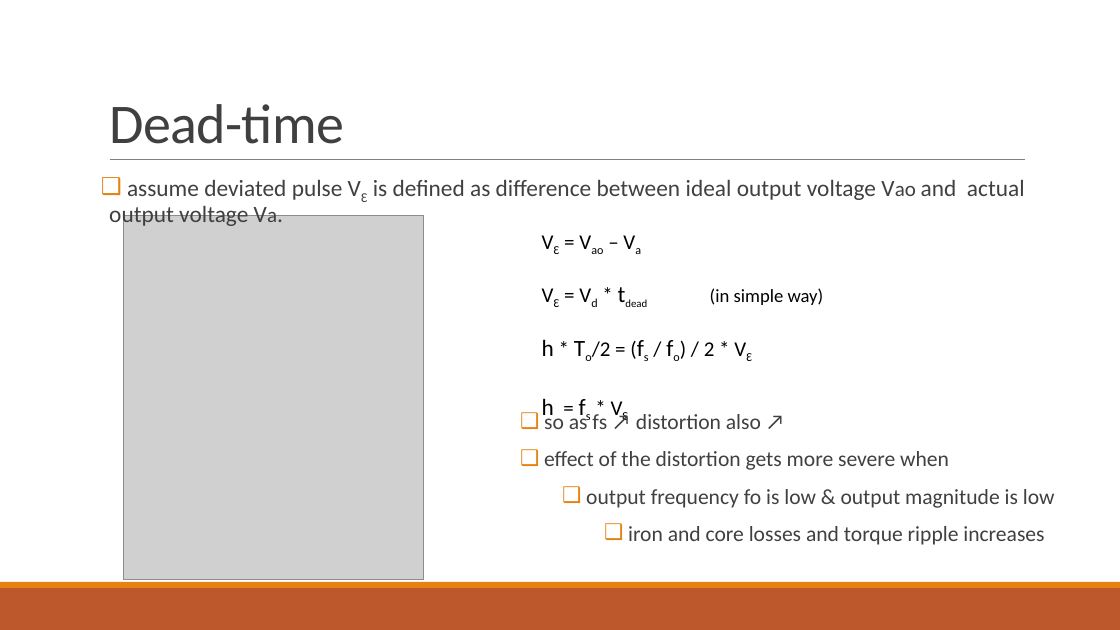
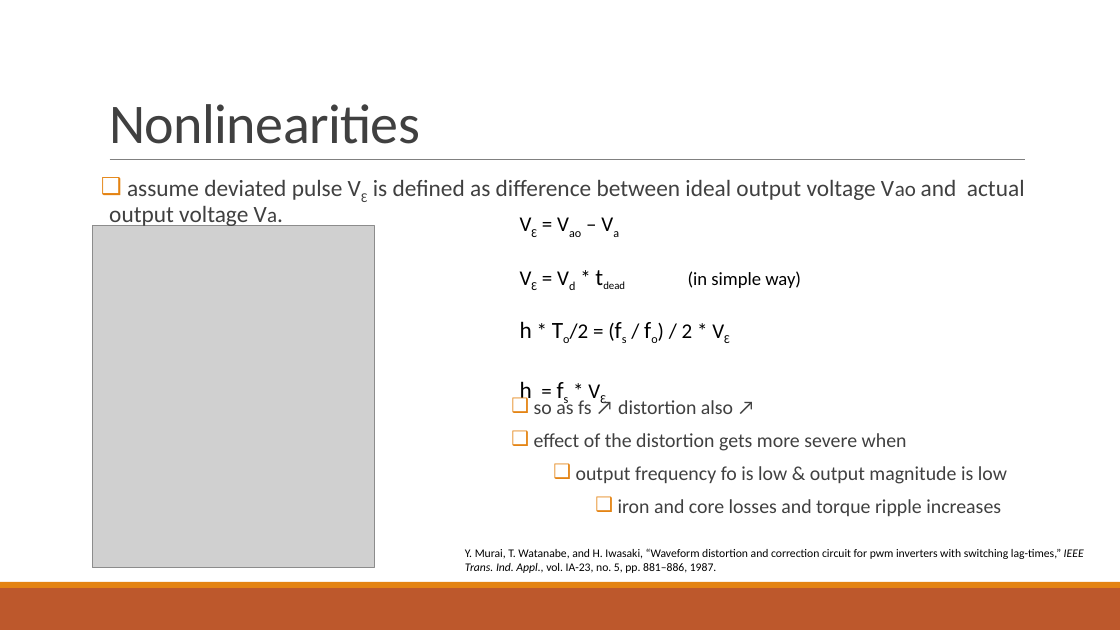
Before and after one commit to hyuruk/doktora, a slide deck: slide 6 of tik/tikMay2018.pptx (slide 4 before the commit). Drawn at 1120x630 pixels with LibreOffice and Linux fonts; fonts in the diff are those of the drawing; grey boxes stand for pictures. Boxes give left, top, right and bottom in pixels: in the first picture for what was removed or moved away, otherwise in the second. Text is boxed around its words. In the diff, an @@ line names an element or a change of style, - is before the commit and + after.

Commit message:
time plan, abstract and presentation is updated and will be checked

```diff
--- a/tik/tikMay2018.pptx
+++ b/tik/tikMay2018.pptx
@@ title at [109, 104, 420, 144]: text changed @@
-Dead-time
+Nonlinearities
@@ text "VƐ = Vao – Va": place and size @@
-text "VƐ = Vao – Va" at [542, 288, 824, 421]
+text "VƐ = Vao – Va" at [520, 271, 801, 404]
@@ picture: place and size @@
-picture at [124, 216, 423, 581]
+picture at [92, 225, 375, 568]
@@ text "so as fs ↗ distortion ...": place and size @@
-text "so as fs ↗ distortion ..." at [544, 411, 1055, 545]
+text "so as fs ↗ distortion ..." at [534, 397, 1007, 516]
@@ text "so as fs ↗ distortion ..." at [534, 397, 1007, 516]: size 18.5 to 17 pt; line spacing 0.8 to 0.7 @@
@@ text added at [465, 548, 1084, 573], 10 pt, text #000000 @@
+Y. Murai, T. Watanabe, and H. Iwasaki, “Waveform distortion and correction circuit for pwm inverters with switching lag-times,” IEEE Trans. Ind. Appl., vol. IA-23, no. 5, pp. 881–886, 1987.
```
Also in this commit, not shown: 11 other slides changed, 3 slides added, 1 slide removed, 2 other files.
